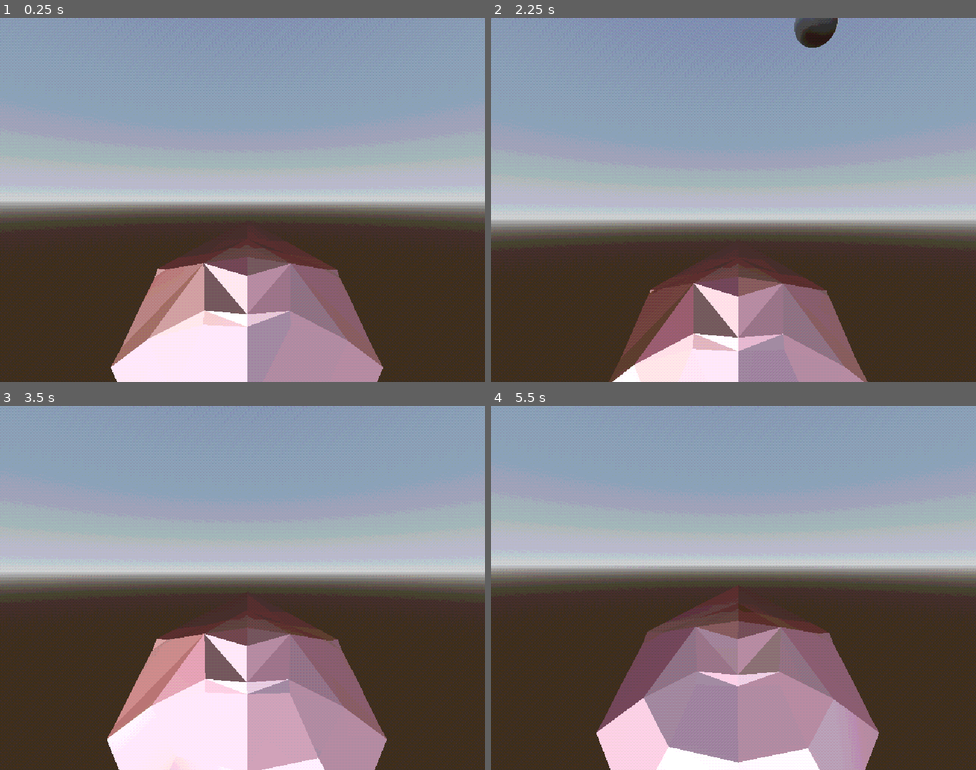
Above: before the commit, frames 1-4 (two rows, left to right).
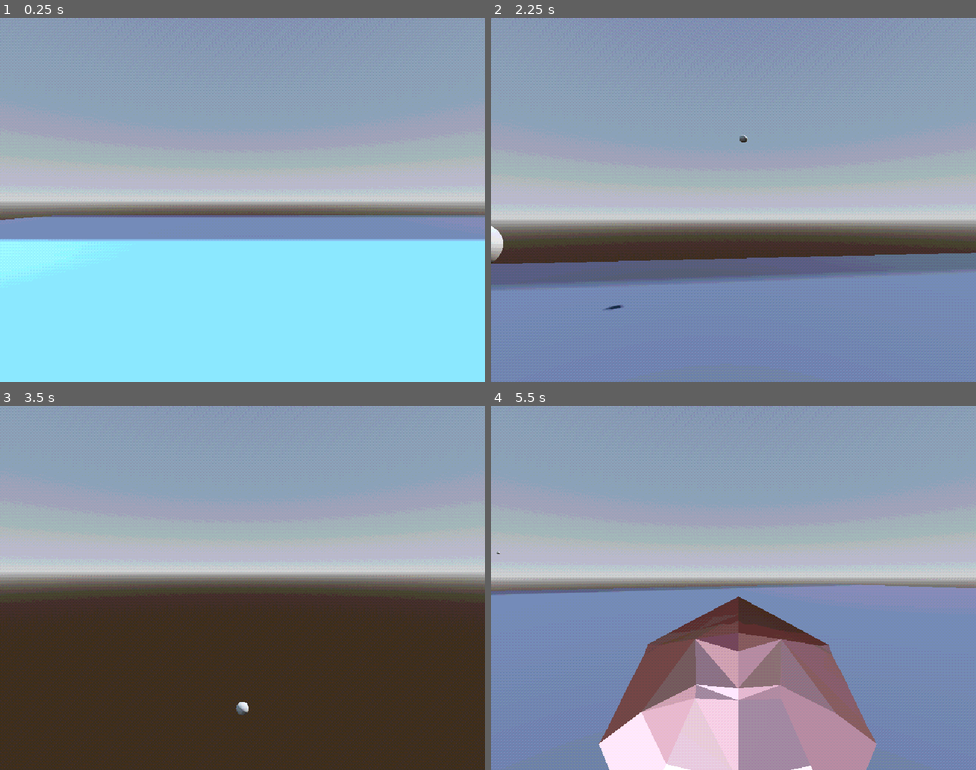
Above: after the commit, the same moments.

Repository: KyleSaki714/ps1-jam
Game: Godot game, scene res://sub_viewport_container.tscn
Same seed, same stepped clock (60 frames per second), same inputs: the game is played once before the commit and once after it. The engine's default icon, where the game draws it, is replaced by a stand-in: a white triangle on a blue panel in a dark square.
Inputs (mouse positions are in pixels of both pictures, inside the frame that each line leads up to):
- Up to frame 1 (0.25 s): no input
- Up to frame 2 (2.25 s): tap Enter (ui_accept) at 0.5 s; move the mouse to (757, 200) at 0.52 s; press the mouse at (757, 200) at 0.53 s; hold W (move_forward) from 0.53 s (still down); tap Space (jump) at 0.77, 0.8, 1.07, 1.35, 1.52, 1.82 s; move the mouse to (709, 200) at 1.27 s; release the mouse at (709, 200) at 1.28 s; click (709, 200) at 1.55 s; move the mouse to (743, 192) at 2.02 s; press the mouse at (743, 192) at 2.03 s
- Up to frame 3 (3.5 s): keep holding W (move_forward); tap Space (jump) at 2.3, 3.02, 3.32 s; move the mouse to (237, 595) at 2.77 s; release the mouse at (237, 595) at 2.78 s; tap Shift (sprint) at 2.85 s; click (237, 595) at 3.05 s
- Up to frame 4 (5.5 s): keep holding W (move_forward); move the mouse to (767, 591) at 3.52 s; press the mouse at (767, 591) at 3.53 s; tap Space (jump) at 3.77, 3.8, 4.07, 4.35, 4.52, 4.82, 5.3 s; tap 1 (debug_transfer_dude) at 4.15 s; move the mouse to (694, 584) at 4.27 s; release the mouse at (694, 584) at 4.28 s; click (694, 584) at 4.55 s; tap 2 (debug_transfer_rat) at 4.9 s; move the mouse to (738, 588) at 5.02 s; press the mouse at (738, 588) at 5.03 s

The runs differ from the first frame. In frame 1, 46% of the frame differs, in the area x 0-100%, y 54-100%; in frame 2, 35%; in frame 3, 19%; in frame 4, 45%.

Commit message:
click to transfer between rats works!!!

Diff:
--- /dev/null
+++ b/Components/Rat.tscn
@@ -0,0 +1,29 @@
+[gd_scene load_steps=4 format=3 uid="uid://vly1dwti5hdy"]
+
+[ext_resource type="PackedScene" uid="uid://ckqqd2p6gtoo1" path="res://assets/rat.glb" id="1_bo4j8"]
+[ext_resource type="PackedScene" uid="uid://cj7474nwi5kyt" path="res://Components/MoveComponent.tscn" id="2_xvbv6"]
+
+[sub_resource type="BoxShape3D" id="BoxShape3D_wygdx"]
+size = Vector3(0.691284, 0.336487, 0.248779)
+
+[node name="Rat" type="CharacterBody3D"]
+collision_layer = 3
+
+[node name="Graphics" type="Node3D" parent="."]
+
+[node name="rat" parent="Graphics" instance=ExtResource("1_bo4j8")]
+transform = Transform3D(-4.37114e-08, 0, 1, 0, 1, 0, -1, 0, -4.37114e-08, 0, 0, 0)
+
+[node name="MoveComponent" parent="." node_paths=PackedStringArray("_bodyToMove", "_camera") instance=ExtResource("2_xvbv6")]
+_bodyToMove = NodePath("..")
+_camera = NodePath("../Camera3D")
+_moveAccel = 5
+_maxSpeed = 20
+_jumpForce = 5
+
+[node name="Camera3D" type="Camera3D" parent="."]
+transform = Transform3D(1, 0, 0, 0, 1, 0, 0, 0, 1, 0.00257635, 0.261623, -0.236099)
+
+[node name="CollisionShape3D" type="CollisionShape3D" parent="."]
+transform = Transform3D(1, 0, 0, 0, 1, 0, 0, 0, 1, -0.0209351, 0.187347, -0.00964355)
+shape = SubResource("BoxShape3D_wygdx")
--- a/MoveComponent.gd
+++ b/MoveComponent.gd
@@ -75,15 +75,18 @@
 	clear_mouse_motion()
 
 	# --- Movement ---
-	_velocity += (_moveAccel * _moveVec) - (_velocity * Vector3(_drag, 0.0, _drag)) + (_gravity * Vector3.DOWN) * delta
+	var grounded = _bodyToMove.is_on_floor()
+	if grounded:
+		#_velocity.y -= 0.01
+		_velocity += (_moveAccel * _moveVec) - (_velocity * Vector3(_drag, 0.0, _drag)) + (0.01 * Vector3.DOWN) * delta
+	else:
+		_velocity += (_moveAccel * _moveVec) - (_velocity * Vector3(_drag, 0.0, _drag)) + (_gravity * Vector3.DOWN) * delta
+
 	_bodyToMove.set_velocity(_velocity)
 	_bodyToMove.move_and_slide()
 
 	_moveVec = Vector3.ZERO
 
-	var grounded = _bodyToMove.is_on_floor()
-	if grounded:
-		_velocity.y -= 0.01
 	if grounded and _pressedJump:
 		_velocity.y = _jumpForce
 	_pressedJump = false
--- a/Scripts/Player.gd
+++ b/Scripts/Player.gd
@@ -7,6 +7,7 @@
 @export var _moveComponent : MoveComponent
 #signal input_info
 
+@export var _transferDistance = 8
 @export var _mouseSens = 0.5
 
 var _mouseCaptured = false
@@ -45,20 +46,22 @@
 	if (Input.is_action_just_pressed("debug_transfer_dude")):
 		print("transfer to dude")
 		var dude = get_tree().root.get_node_or_null("SubViewportContainer/SubViewport/World/Dude")
-		if dude != null:
-			_moveComponent._camera.current = false
-			reparent(dude)
-			_moveComponent = dude.get_node_or_null("MoveComponent")
-			_moveComponent._camera.current = true
+		transferPlayer(dude)
+		#if dude != null:
+			#_moveComponent._camera.current = false
+			#reparent(dude)
+			#_moveComponent = dude.get_node_or_null("MoveComponent")
+			#_moveComponent._camera.current = true
 	if (Input.is_action_just_pressed("debug_transfer_rat")):
 		print("transfer to rat")
 		var rat = get_tree().root.get_node_or_null("SubViewportContainer/SubViewport/World/Rat")
-		if rat != null:
-			# deactivate old camera
-			_moveComponent._camera.current = false
-			reparent(rat)
-			_moveComponent = rat.get_node_or_null("MoveComponent")
-			_moveComponent._camera.current = true
+		transferPlayer(rat)
+		#if rat != null:
+			## deactivate old camera
+			#_moveComponent._camera.current = false
+			#reparent(rat)
+			#_moveComponent = rat.get_node_or_null("MoveComponent")
+			#_moveComponent._camera.current = true
 
 
 func _input(event: InputEvent) -> void:
@@ -90,11 +93,11 @@
 		# apply basis vectors transformation thanks to ChatGPT https://chatgpt.com/share/67ce3226-c2e4-8001-b540-97d23755dd49
 		var basis = Basis(Vector3.UP, yRot) * Basis(Vector3.RIGHT, xRot) # apply yaw, then pitch
 		var rayDir = basis * Vector3.FORWARD
-		var secondCameraPos = rayDir * 5 + cameraPos
+		var secondCameraPos = rayDir * _transferDistance + cameraPos
 
-		var testVizInst = _testVisualizer.instantiate()
-		get_tree().root.get_node_or_null("SubViewportContainer/SubViewport/World/").add_child(testVizInst)
-		testVizInst.global_position = cameraPos
+		#var testVizInst = _testVisualizer.instantiate()
+		#get_tree().root.get_node_or_null("SubViewportContainer/SubViewport/World/").add_child(testVizInst)
+		#testVizInst.global_position = cameraPos
 
 		var testVizInst2 = _testVisualizer.instantiate()
 		get_tree().root.get_node_or_null("SubViewportContainer/SubViewport/World/").add_child(testVizInst2)
@@ -104,6 +107,7 @@
 		var result = spaceState.intersect_ray(query)
 		if !result.is_empty():
 			print(result["collider"])
+			transferPlayer(result["collider"])
 
 func capture_mouse():
 	Input.set_mouse_mode(Input.MOUSE_MODE_CAPTURED)
@@ -112,3 +116,20 @@
 func release_mouse():
 	Input.set_mouse_mode(Input.MOUSE_MODE_VISIBLE)
 	_mouseCaptured = false
+
+func transferPlayer(newBody : CharacterBody3D):
+	if newBody is not CharacterBody3D:
+		push_error("new body is not CharacterBody3D!")
+		return
+	var mc = newBody.get_node_or_null("MoveComponent")
+	var cam = newBody.get_node_or_null("Camera3D")
+	if mc == null or cam == null:
+		push_error("new body does not have a MoveComponent!")
+		return
+
+
+	# deactivate old camera
+	_moveComponent._camera.current = false
+	reparent(newBody)
+	_moveComponent = newBody.get_node_or_null("MoveComponent")
+	_moveComponent._camera.current = true
--- a/World.tscn
+++ b/World.tscn
@@ -1,9 +1,9 @@
-[gd_scene load_steps=18 format=3 uid="uid://b1shtyjdx7je7"]
+[gd_scene load_steps=17 format=3 uid="uid://b1shtyjdx7je7"]
 
 [ext_resource type="Texture2D" uid="uid://b240prynng2uu" path="res://icon.svg" id="1_m1ybr"]
-[ext_resource type="PackedScene" uid="uid://ckqqd2p6gtoo1" path="res://assets/rat.glb" id="3_bcbcq"]
 [ext_resource type="PackedScene" uid="uid://cj7474nwi5kyt" path="res://Components/MoveComponent.tscn" id="3_eu7l1"]
 [ext_resource type="Script" uid="uid://cilw0cimmcybd" path="res://Scripts/Player.gd" id="3_js7pq"]
+[ext_resource type="PackedScene" uid="uid://vly1dwti5hdy" path="res://Components/Rat.tscn" id="4_eu7l1"]
 [ext_resource type="PackedScene" uid="uid://7303x0uj5nn0" path="res://Components/TestViz.tscn" id="5_eu7l1"]
 
 [sub_resource type="ProceduralSkyMaterial" id="ProceduralSkyMaterial_bcbcq"]
@@ -41,9 +41,6 @@
 
 [sub_resource type="CapsuleShape3D" id="CapsuleShape3D_p1v5b"]
 
-[sub_resource type="BoxShape3D" id="BoxShape3D_wygdx"]
-size = Vector3(0.691284, 0.336487, 0.248779)
-
 [node name="World" type="Node3D"]
 
 [node name="WorldEnvironment" type="WorldEnvironment" parent="."]
@@ -57,7 +54,6 @@
 transform = Transform3D(1, 0, 0, 0, 1, 0, 0, 0, 1, 0, -1, 0)
 
 [node name="MeshInstance3D" type="MeshInstance3D" parent="StaticBody3D"]
-visible = false
 mesh = SubResource("BoxMesh_h1uk5")
 skeleton = NodePath("../..")
 
@@ -87,46 +83,32 @@
 mesh = SubResource("CapsuleMesh_eu7l1")
 skeleton = NodePath("../..")
 
-[node name="CollisionShape3D" type="CollisionShape3D" parent="Dude"]
-shape = SubResource("CapsuleShape3D_p1v5b")
-
 [node name="MoveComponent" parent="Dude" node_paths=PackedStringArray("_bodyToMove", "_camera") instance=ExtResource("3_eu7l1")]
 _bodyToMove = NodePath("..")
 _camera = NodePath("../Camera3D")
 
+[node name="Camera3D" type="Camera3D" parent="Dude"]
+transform = Transform3D(1, 0, 0, 0, 1, 0, 0, 0, 1, 0, 0.562925, 0)
+current = true
+
+[node name="CollisionShape3D" type="CollisionShape3D" parent="Dude"]
+shape = SubResource("CapsuleShape3D_p1v5b")
+
 [node name="PossessionComponent" type="Node3D" parent="Dude"]
 
-[node name="Camera3D" type="Camera3D" parent="Dude"]
-transform = Transform3D(1, 0, 0, 0, 1, 0, 0, 0, 1, 0, 0.562925, 0)
-
-[node name="Rat" type="CharacterBody3D" parent="."]
-transform = Transform3D(1, 0, 0, 0, 1, 0, 0, 0, 1, 2.10221, 0, 0)
-collision_layer = 3
-
-[node name="Graphics" type="Node3D" parent="Rat"]
-
-[node name="rat" parent="Rat/Graphics" instance=ExtResource("3_bcbcq")]
-transform = Transform3D(-4.37114e-08, 0, 1, 0, 1, 0, -1, 0, -4.37114e-08, 0, 0, 0)
-
-[node name="Camera3D" type="Camera3D" parent="Rat"]
-transform = Transform3D(1, 0, 0, 0, 1, 0, 0, 0, 1, 0.00257635, 0.261623, -0.236099)
-current = true
-
-[node name="CollisionShape3D" type="CollisionShape3D" parent="Rat"]
-transform = Transform3D(1, 0, 0, 0, 1, 0, 0, 0, 1, -0.0209351, 0.187347, -0.00964355)
-shape = SubResource("BoxShape3D_wygdx")
-
-[node name="PlayerCore" type="Node3D" parent="Rat" node_paths=PackedStringArray("_moveComponent")]
-transform = Transform3D(1, 0, 0, 0, 1, 0, 0, 0, 1, -2.10221, 0, 0)
+[node name="PlayerCore" type="Node3D" parent="Dude" node_paths=PackedStringArray("_moveComponent")]
+transform = Transform3D(1, 0, 0, 0, 1, 0, 0, 0, 1, 5.83403, -1.0749, 0.13811)
 script = ExtResource("3_js7pq")
 _moveComponent = NodePath("../MoveComponent")
 
-[node name="MoveComponent" parent="Rat" node_paths=PackedStringArray("_bodyToMove", "_camera") instance=ExtResource("3_eu7l1")]
-_bodyToMove = NodePath("..")
-_camera = NodePath("../Camera3D")
-_moveAccel = 5
-_maxSpeed = 20
-_jumpForce = 5
+[node name="Rat" parent="." instance=ExtResource("4_eu7l1")]
+transform = Transform3D(1, 0, 0, 0, 1, 0, 0, 0, 1, 2.10221, 0, 0)
+
+[node name="Rat2" parent="." instance=ExtResource("4_eu7l1")]
+transform = Transform3D(1, 0, 0, 0, 1, 0, 0, 0, 1, 4.3498, 0, 0)
+
+[node name="Rat3" parent="." instance=ExtResource("4_eu7l1")]
+transform = Transform3D(1, 0, 0, 0, 1, 0, 0, 0, 1, 6.85147, 0, 0)
 
 [node name="MeshInstance3D" parent="." instance=ExtResource("5_eu7l1")]
 transform = Transform3D(1, 0, 0, 0, 1, 0, 0, 0, 1, 0, 0.725598, 0)
